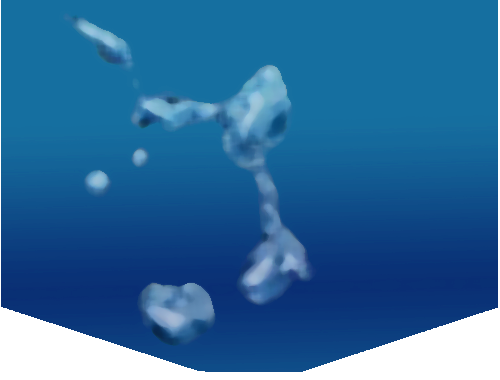
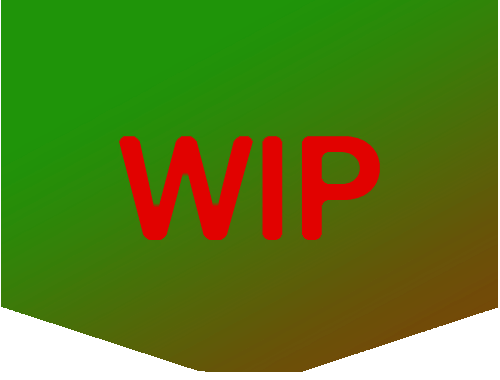
Layers edited between the first and the second 500×380 image:
painted on "IconCanvas" over [1,0,498,372]
